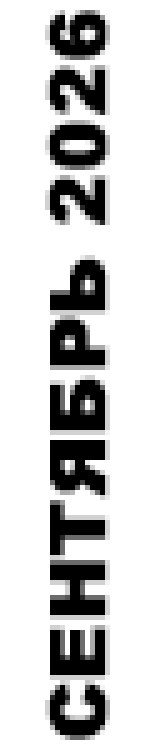
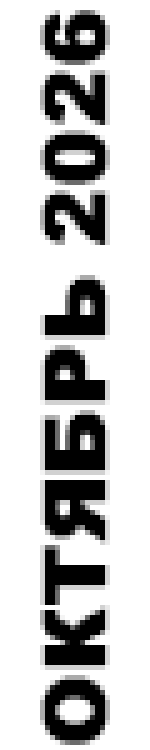
Layered file, before and after one edit (150 × 750). Changes by layer:
renamed "СЕНТЯБРЬ 2026" to "ОКТЯБРЬ 2026", painted on it over [40, 10, 110, 745]
